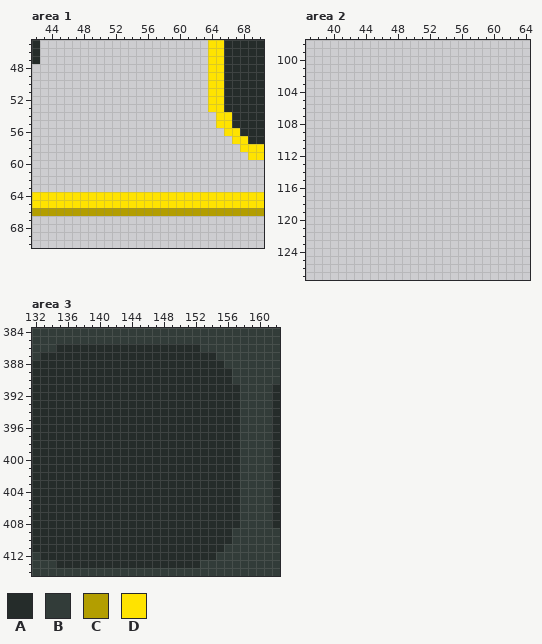
File history of a pixel-art file, Ozzyria.Content/_raw/ui_components.aseprite. Above is the file before it was changed.
512x512 pixels, 1 frame. Colours within 5 levels of each other are drawn and written as one. Shown: area 1: x 42..70, y 45..70; area 2: x 37..64, y 98..127; area 3: x 132..162, y 384..414.
Palette (. is transparent): A #252c2a  B #323c39  C #b39e00  D #ffe300
Pixels before, area 1, first column x 42:
45 A.....................DDAAAAA
46 A.....................DDAAAAA
47 A.....................DDAAAAA
48 ......................DDAAAAA
49 ......................DDAAAAA
50 ......................DDAAAAA
51 ......................DDAAAAA
52 ......................DDAAAAA
53 ......................DDAAAAA
54 .......................DDAAAA
55 .......................DDAAAA
56 ........................DDAAA
57 .........................DDAA
58 ..........................DDD
59 ...........................DD
60 .............................
61 .............................
62 .............................
63 .............................
64 DDDDDDDDDDDDDDDDDDDDDDDDDDDDD
65 DDDDDDDDDDDDDDDDDDDDDDDDDDDDD
66 CCCCCCCCCCCCCCCCCCCCCCCCCCCCC
Pixels before, area 3, first column x 132:
384 BBBBBBBBBBBBBBBBBBBBBBBBBBBBBBB
385 BBBBBBBBBBBBBBBBBBBBBBBBBBBBBBB
386 BBBAAAAAAAAAAAAAAAAAABBBBBBBBBB
387 BAAAAAAAAAAAAAAAAAAAAAABBBBBBBB
388 AAAAAAAAAAAAAAAAAAAAAAAABBBBBBB
389 AAAAAAAAAAAAAAAAAAAAAAAAABBBBBB
390 AAAAAAAAAAAAAAAAAAAAAAAAABBBBBB
391 AAAAAAAAAAAAAAAAAAAAAAAAAABBBBA
392 AAAAAAAAAAAAAAAAAAAAAAAAAABBBBA
393 AAAAAAAAAAAAAAAAAAAAAAAAAABBBBA
394 AAAAAAAAAAAAAAAAAAAAAAAAAABBBBA
395 AAAAAAAAAAAAAAAAAAAAAAAAAABBBBA
396 AAAAAAAAAAAAAAAAAAAAAAAAAABBBBA
397 AAAAAAAAAAAAAAAAAAAAAAAAAABBBBA
398 AAAAAAAAAAAAAAAAAAAAAAAAAABBBBA
399 AAAAAAAAAAAAAAAAAAAAAAAAAABBBBA
400 AAAAAAAAAAAAAAAAAAAAAAAAAABBBBA
401 AAAAAAAAAAAAAAAAAAAAAAAAAABBBBA
402 AAAAAAAAAAAAAAAAAAAAAAAAAABBBBA
403 AAAAAAAAAAAAAAAAAAAAAAAAAABBBBA
404 AAAAAAAAAAAAAAAAAAAAAAAAAABBBBA
405 AAAAAAAAAAAAAAAAAAAAAAAAAABBBBA
406 AAAAAAAAAAAAAAAAAAAAAAAAAABBBBA
407 AAAAAAAAAAAAAAAAAAAAAAAAAABBBBA
408 AAAAAAAAAAAAAAAAAAAAAAAAAABBBBA
409 AAAAAAAAAAAAAAAAAAAAAAAAABBBBBB
410 AAAAAAAAAAAAAAAAAAAAAAAAABBBBBB
411 AAAAAAAAAAAAAAAAAAAAAAAABBBBBBB
412 BAAAAAAAAAAAAAAAAAAAAAABBBBBBBB
413 BBBAAAAAAAAAAAAAAAAAABBBBBBBBBB
414 BBBBBBBBBBBBBBBBBBBBBBBBBBBBBBB
After:
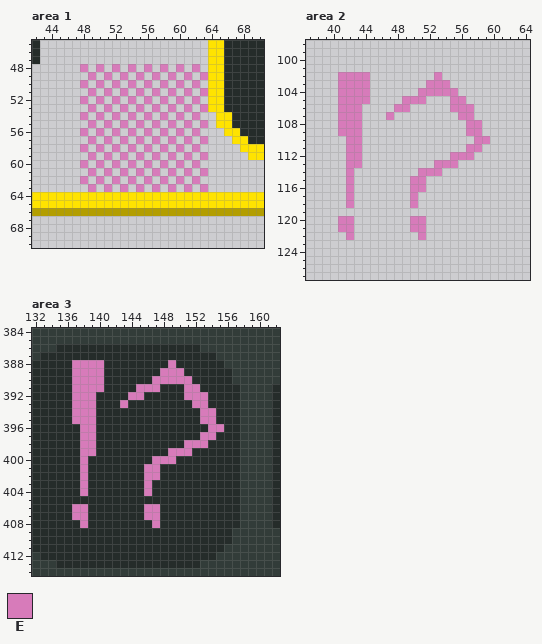
Colours new in this view: E #d77bba
Commit: add missing icon textures
From old to new:
Area 1:
The author put colour E in row 48 at x 48, 50, 52, 54, 56, 58, 60 and 62; in row 49 at x 49, 51, 53, 55, 57, 59, 61 and 63; in row 50 at x 48, 50, 52, 54, 56, 58, 60 and 62; in row 51 at x 49, 51, 53, 55, 57, 59, 61 and 63; in row 52 at x 48, 50, 52, 54, 56, 58, 60 and 62; in row 53 at x 49, 51, 53, 55, 57, 59, 61 and 63.
The author put colour E in row 54 at x 48, 50, 52, 54, 56, 58, 60 and 62; in row 55 at x 49, 51, 53, 55, 57, 59, 61 and 63; in row 56 at x 48, 50, 52, 54, 56, 58, 60 and 62; in row 57 at x 49, 51, 53, 55, 57, 59, 61 and 63; in row 58 at x 48, 50, 52, 54, 56, 58, 60 and 62; in row 59 at x 49, 51, 53, 55, 57, 59, 61 and 63.
The author put colour E in row 60 at x 48, 50, 52, 54, 56, 58, 60 and 62; in row 61 at x 49, 51, 53, 55, 57, 59, 61 and 63; in row 62 at x 48, 50, 52, 54, 56, 58, 60 and 62; in row 63 at x 49, 51, 53, 55, 57, 59, 61 and 63.
Area 2:
The author put colour E in row 102 at x 41 to 44 and 53; in row 103 at x 41 to 44 and 52 to 54; in row 104 at x 41 to 44 and 51 to 55; in row 105 at x 41 to 44, 49 to 51 and 55 to 56; in row 106 at x 41 to 43, 48 to 49 and 55 to 57; in row 107 at x 41 to 43, 47 and 56 to 57.
The author put colour E in rows 108 to 109 at x 41 to 43 and 57 to 58; in row 110 at x 42 to 43 and 58 to 59; in row 111 at x 42 to 43 and 57 to 58; in row 112 at x 42 to 43 and 55 to 57; in row 113 at x 42 to 43 and 53 to 55; in row 114 at x 42 and 51 to 53.
The author put colour E in rows 115 to 116 at x 42 and 50 to 51; in rows 117 to 118 at x 42 and 50; in rows 120 to 121 at x 41 to 42 and 50 to 51; in row 122 at x 42 and 51.
Area 3:
Colour A becomes colour E in row 388 at x 137 to 140 and 149; in row 389 at x 137 to 140 and 148 to 150; in row 390 at x 137 to 140 and 147 to 151; in row 391 at x 137 to 140, 145 to 147 and 151 to 152; in row 392 at x 137 to 139, 144 to 145 and 151 to 153; in row 393 at x 137 to 139, 143 and 152 to 153.
Colour A becomes colour E in rows 394 to 395 at x 137 to 139 and 153 to 154; in row 396 at x 138 to 139 and 154 to 155; in row 397 at x 138 to 139 and 153 to 154; in row 398 at x 138 to 139 and 151 to 153; in row 399 at x 138 to 139 and 149 to 151; in row 400 at x 138 and 147 to 149.
Colour A becomes colour E in rows 401 to 402 at x 138 and 146 to 147; in rows 403 to 404 at x 138 and 146; in rows 406 to 407 at x 137 to 138 and 146 to 147; in row 408 at x 138 and 147.
Pixel boxes of the changes (left, top, right, bottom) in both pictures:
added: (80, 64, 208, 192)
added: (338, 72, 490, 240)
changed: (72, 360, 224, 528)
